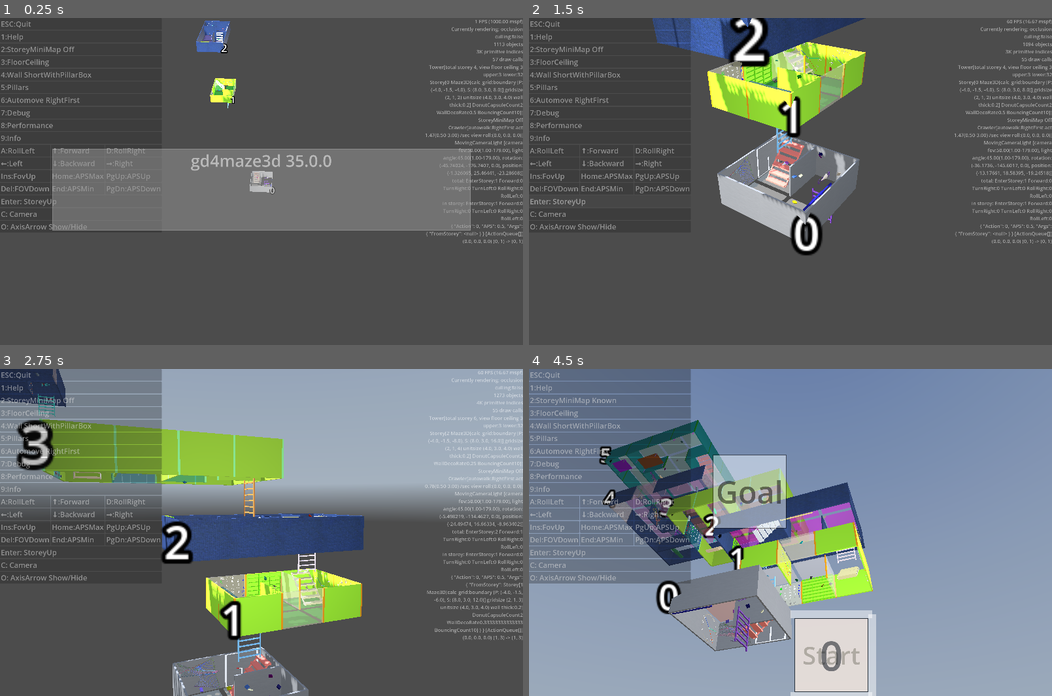
Above: before the commit, frames 1-4 (two rows, left to right).
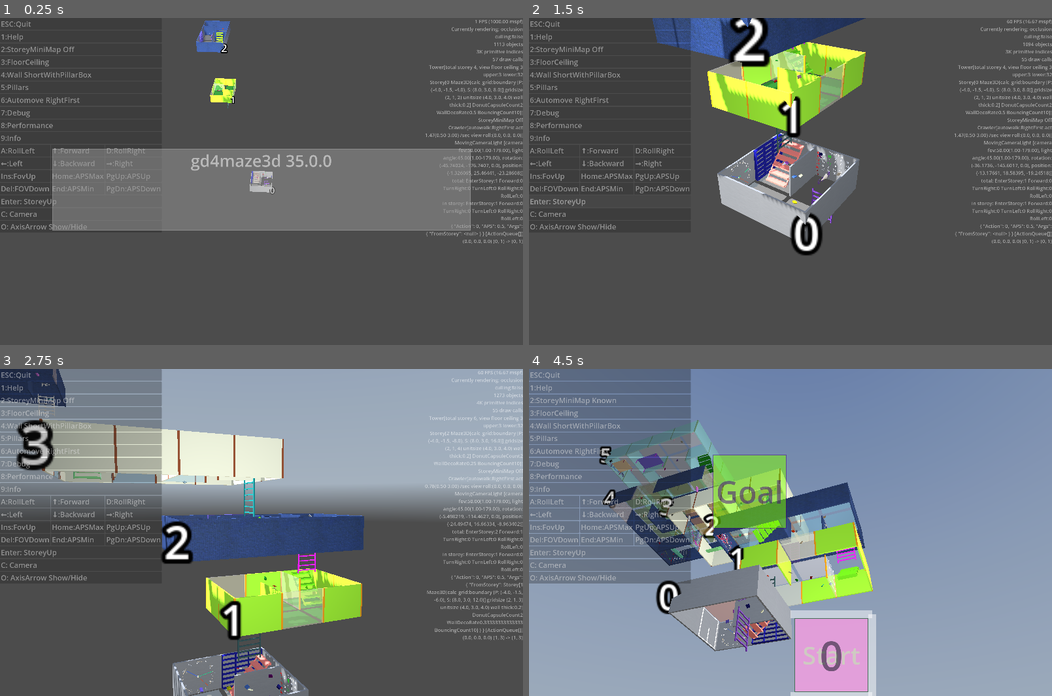
Above: after the commit, the same moments.

Repository: kasworld/gd4maze3d
Game: Godot game, scene res://main.tscn
Same seed, same stepped clock (60 frames per second), same inputs: the game is played once before the commit and once after it. A sky picture missing from this copy of the repository is replaced by a grey-blue gradient.
Inputs (mouse positions are in pixels of both pictures, inside the frame that each line leads up to):
- Up to frame 1 (0.25 s): no input
- Up to frame 2 (1.5 s): click "Enter: StoreyUp" at 0.5 s; click "Enter: StoreyUp" at 1.25 s
- Up to frame 3 (2.75 s): tap Enter at 2 s; move the mouse to (376, 516) at 2.02 s; hold Right from 2.03 s (still down); tap Q at 2.1 s; click (376, 516) at 2.17 s
- Up to frame 4 (4.5 s): move the mouse to (685, 548) at 2.77 s; release Right at 2.78 s; hold Down 2.78-3.53 s; tap E at 2.85 s; move the mouse to (842, 460) at 3.52 s; hold Right 3.53-4.28 s; tap 1 at 3.6 s; move the mouse to (764, 597) at 4.27 s; hold Up from 4.28 s (still down); tap 2 at 4.35 s; click (764, 597) at 4.42 s

The runs differ from the first frame. In frame 1, 0.1% of the frame differs, in the area x 38-52%, y 1-52%; in frame 2, 1.2%; in frame 3, 8.6%; in frame 4, 12%, in the area x 14-65%, y 15-99%.

Commit message:
add deco_order rotate deco type

Diff:
--- a/storey/storey.gd
+++ b/storey/storey.gd
@@ -234,10 +234,11 @@
 
 var line2d_subviewport :SubViewport
 var minimap_subviewport :SubViewport
-# add clock or calendar
+## add wall deco
+var deco_order :int = 0
 func add_wall_deco_at(x :int, y :int, dir_flag :Maze.Flag) -> void:
 	if randf() < WallDecoRate:
-		match randi_range(0,4):
+		match deco_order %5:
 			0:
 				if line2d_subviewport == null:
 					line2d_subviewport = make_line2d_subvuewport(Vector2i(2000,1500))
@@ -280,14 +281,14 @@
 				n.init(
 					Vector2(maze3d.calc_grid.unit_size.x-maze3d.WallThick*2,maze3d.calc_grid.unit_size.y),
 					Vector2i(4,8),
-					maze3d.WallThick /4, maze3d.WallThick ,
+					maze3d.WallThick /4, maze3d.WallThick*2 ,
 					RandomColorIter.get_and_next(),
 					)
 				n.rotate_y(Maze.DirToRadian(Maze.FlagToDir[dir_flag]))
 				var wall_shift := Maze.FlagToVt2[dir_flag]*maze3d.WallThick/2
 				n.position = maze3d.deco_pos_by_dir(x,y,dir_flag) - Vector3(wall_shift.x,0,wall_shift.y)
 				$WallDeco.add_child(n)
-
+		deco_order += 1
 var move_line_2d_list :Array = []
 func make_line2d_subvuewport(size_pixel:Vector2i) -> SubViewport:
 	var l2d :MoveLine2D = preload("res://move_line_2d/move_line_2d.tscn").instantiate().init_with_random(300,4,1.5,size_pixel)
